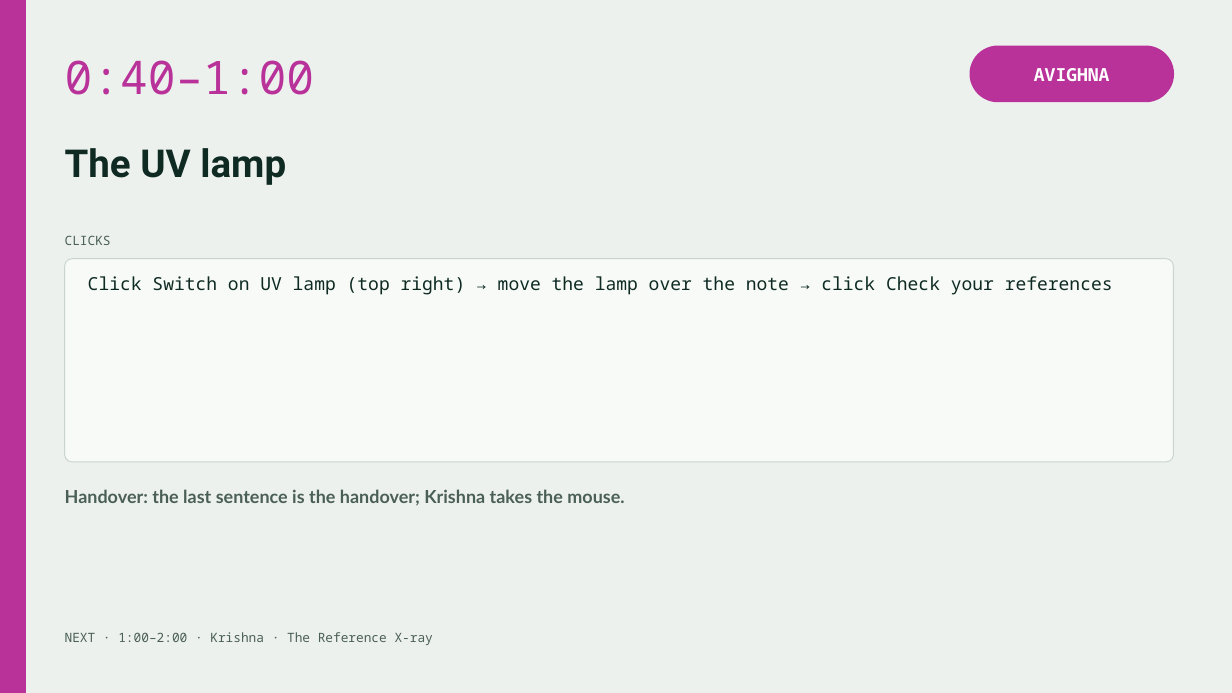
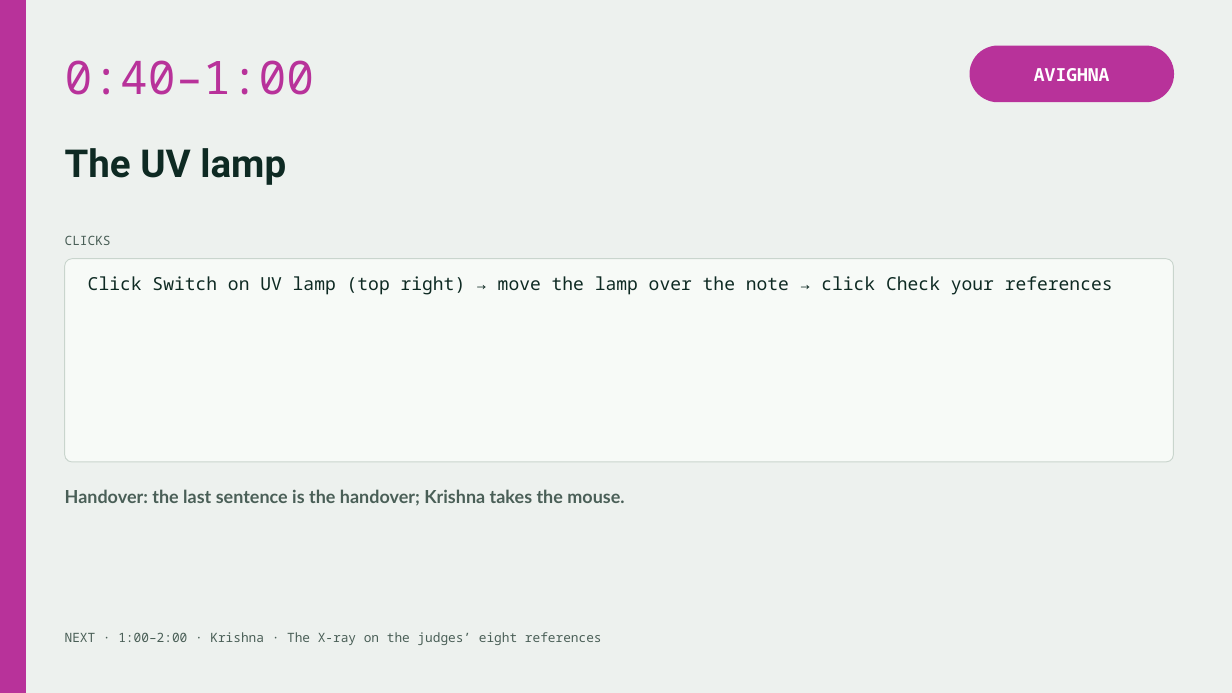
Before and after one commit to krish2105/veracite, a slide deck: slide 3 of submissions/phase2/Team7_Demo_Presenter.pptx. Drawn at 1232x693 pixels with LibreOffice and Linux fonts; fonts in the diff are those of the drawing. Boxes give left, top, right and bottom in pixels: in the first picture for what was removed or moved away, otherwise in the second. Text is boxed around its words. In the diff, an @@ line names an element or a change of style, - is before the commit and + after.

```diff
--- a/submissions/phase2/Team7_Demo_Presenter.pptx
+++ b/submissions/phase2/Team7_Demo_Presenter.pptx
@@ text at (65, 632, 602, 645): text changed @@
-NEXT · 1:00–2:00 · Krishna · The Reference X-ray
+NEXT · 1:00–2:00 · Krishna · The X-ray on the judges’ eight references
```
Also in this commit, not shown: 4 other slides changed, 11 other files.
